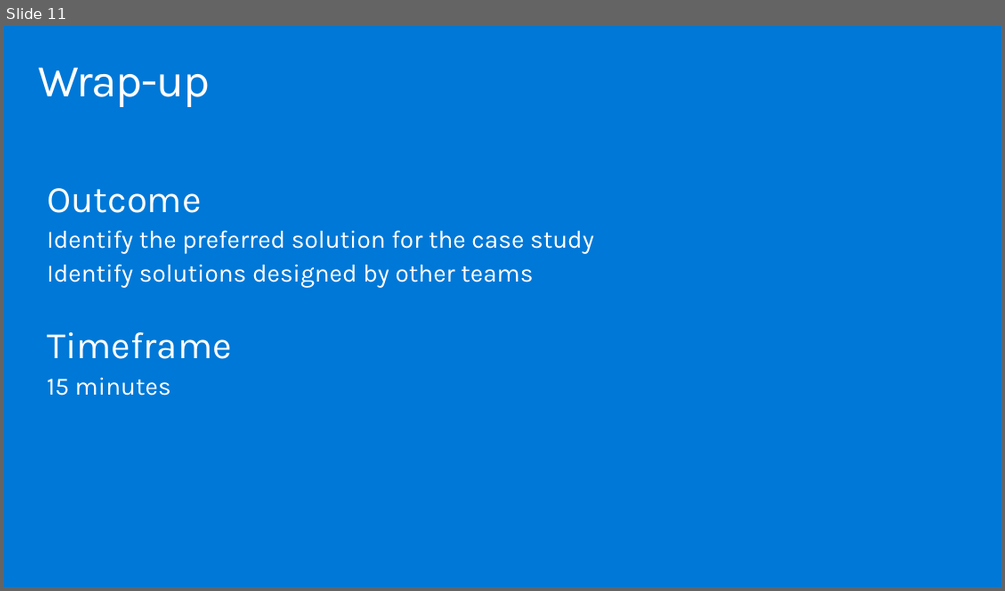
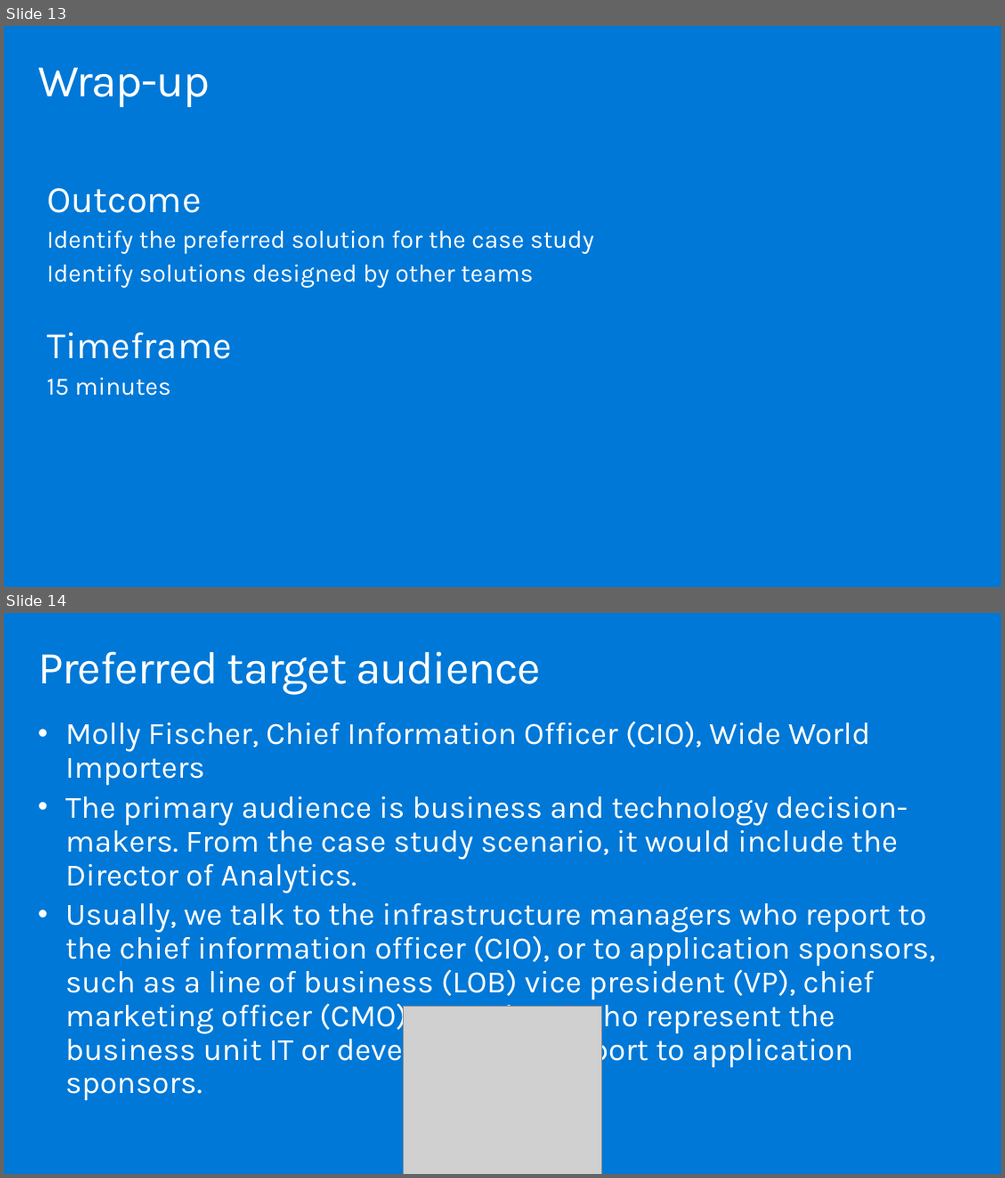
Before and after one commit to solliancenet/MCW-innovate-modernize-apps-with-data-ai, a slide deck: Whiteboard design session/WDS trainer presentation - Innovate and Modernize Apps with Data and AI.pptx. Shown one above the other, each under a label of ours: slide 11 before the commit, slides 13 and 14 after it. The pictures are 1005x591 and 1005x1178 pixels, drawn with LibreOffice and Linux fonts; fonts in the diff are those of the drawing; grey boxes stand for pictures. Boxes give left, top, right and bottom in pixels: in the first picture for what was removed or moved away, otherwise in the second. Text is boxed around its words. In the diff, an @@ line names an element or a change of style, - is before the commit and + after.

```diff
--- a/Whiteboard design session/WDS trainer presentation - Innovate and Modernize Apps with Data and AI.pptx
+++ b/Whiteboard design session/WDS trainer presentation - Innovate and Modernize Apps with Data and AI.pptx
@@ slide 14 added at box(4, 613, 1001, 1174), background #0078D7 @@
@@ title added at box(38, 651, 541, 694), 44.1 pt, text #FFFFFF @@
+Preferred target audience
@@ text added at box(65, 721, 936, 1068), 30 pt, text #FFFFFF @@
+• Molly Fischer, Chief Information Officer (CIO), Wide World Importers
+• The primary audience is business and technology decision-makers. From the case study scenario, it would include the Director of Analytics.
+• Usually, we talk to the infrastructure managers who report to the chief information officer (CIO), or to application sponsors, such as a line of business (LOB) vice president (VP), chief marketing officer (CMO), or to those who represent the business unit IT or developers who report to application sponsors.
@@ picture added at box(404, 1006, 601, 1174) @@
@@ what was slide 11 is now slide 13 @@
```
Also in this commit, not shown: 1 slide changed, 14 other slides added, 19 slides removed, 1 other file.
